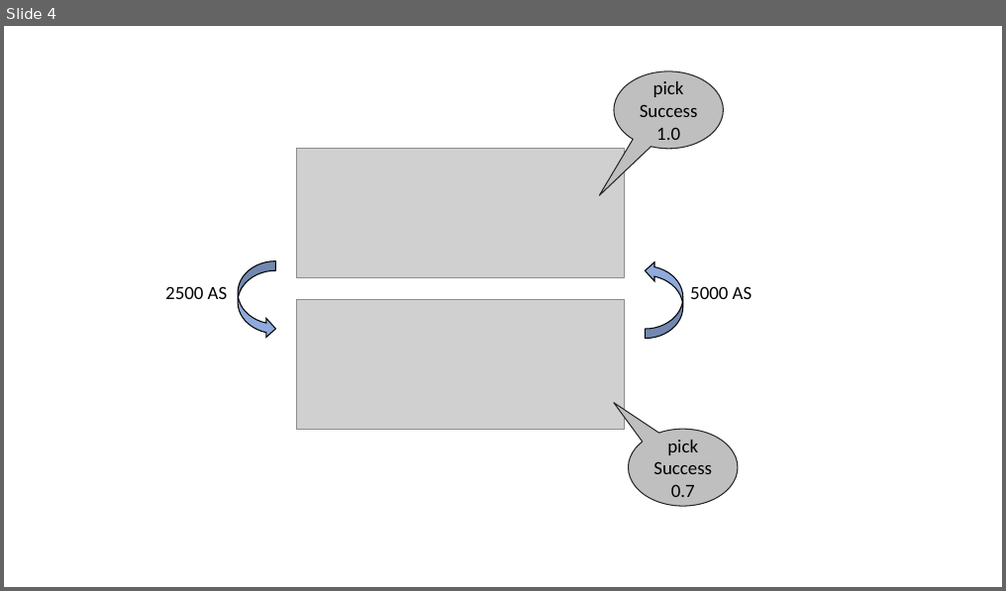
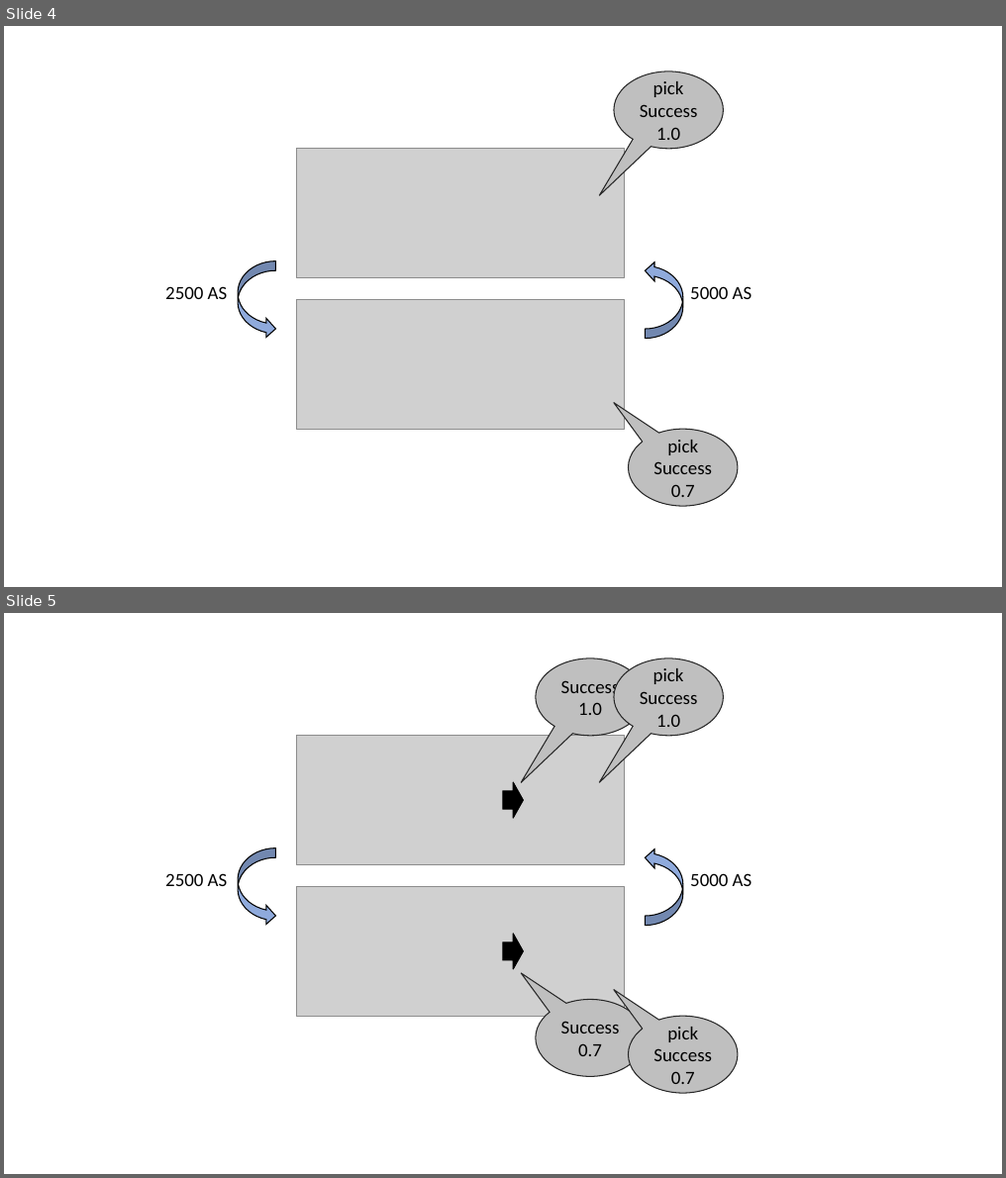
Before and after one commit to iidachihiro/HybridLearning, a slide deck: resources/images/figure.pptx. Shown one above the other, each under a label of ours: slide 4 before the commit, slides 4 and 5 after it. The pictures are 1006x591 and 1006x1178 pixels, drawn with LibreOffice and Linux fonts; fonts in the diff are those of the drawing; grey boxes stand for pictures. Boxes give left, top, right and bottom in pixels: in the first picture for what was removed or moved away, otherwise in the second. Text is boxed around its words. In the diff, an @@ line names an element or a change of style, - is before the commit and + after.

```diff
--- a/resources/images/figure.pptx
+++ b/resources/images/figure.pptx
@@ slide 5 added at [4, 613, 1002, 1174], background #FFFFFF @@
@@ speech bubble added at [536, 659, 645, 736], fill #BFBFBF, outline #262626 1 pt, 18 pt, text #000000 @@
+Success
+1.0
@@ speech bubble added at [614, 659, 724, 736], fill #BFBFBF, outline #262626 1 pt, 18 pt, text #000000 @@
+pick
+Success
+1.0
@@ picture added at [296, 736, 625, 865] @@
@@ right arrow added at [503, 782, 524, 818], fill #000000, outline #000000 1 pt @@
@@ curved right arrow added at [238, 848, 275, 925], fill #8FAADC, outline #000000 1 pt @@
@@ curved right arrow added at [645, 848, 683, 925], fill #8FAADC, outline #000000 1 pt @@
@@ text added at [165, 873, 228, 886], 18 pt, text #000000 @@
+2500 AS
@@ text added at [690, 873, 752, 886], 18 pt, text #000000 @@
+5000 AS
@@ picture added at [296, 887, 625, 1017] @@
@@ right arrow added at [503, 934, 524, 969], fill #000000, outline #000000 1 pt @@
@@ speech bubble added at [536, 1000, 645, 1077], fill #BFBFBF, outline #262626 1 pt, 18 pt, text #000000 @@
+Success
+0.7
@@ speech bubble added at [629, 1017, 738, 1093], fill #BFBFBF, outline #262626 1 pt, 18 pt, text #000000 @@
+pick
+Success
+0.7
```
Also in this commit, not shown: 3 other files.
